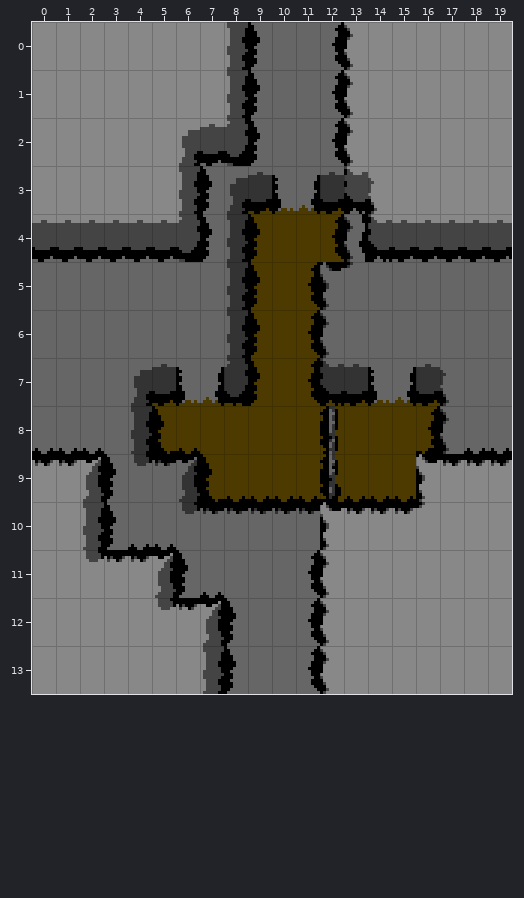
One commit to this Tiled map: tiled/hills_room_6.tmx. The picture above was drawn from the file before the commit.
Cells are 8x16 px. Shown: x 0..19, y 0..13.
After the commit:
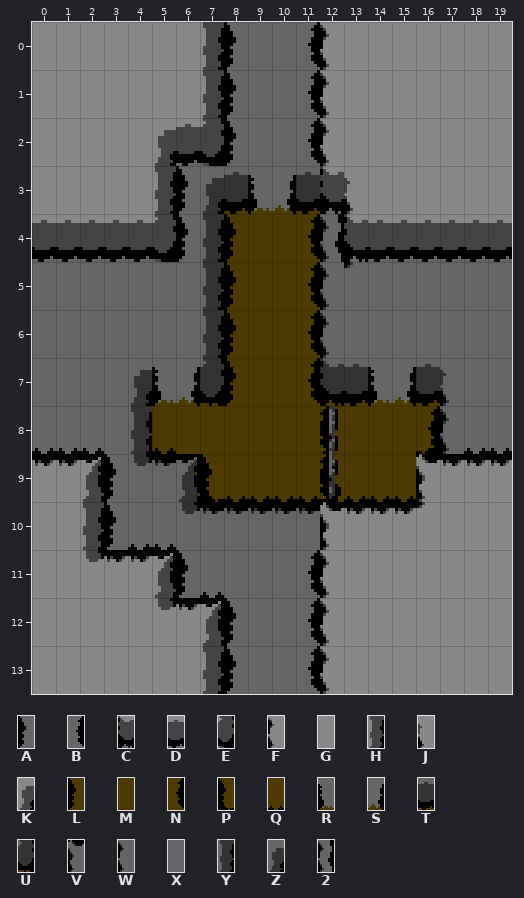
Key: from "hills_high": A 0, B 2, C 3, D 4, E 5, F 9, G 10, H 11, J 12, K 13; from "hills_ledges": L 0, M 1, N 2, P 3, Q 4, R 6, S 7, T 19, U 20, V 21, W 24, X 25, Y 26, Z 28, 2 34.
_ is an empty cell.
The author wrote: make chasms into floatable tiles
Diff:
Layer "Tile Layer 1":
y 0..1: x 7..9 GHA -> HAX; x 11..13 XBF -> BFG
y 2: x 5..9 GKDEA -> KDEAX; x 11..13 XBF -> BFG
y 3: x 5..14 GHAZTRSTCJ -> HAZTRSTCJG
y 4: x 5..9 DEAYL -> EAYLM; x 11..14 MN2C -> N2CD
y 5: x 7..9 XYL -> YLM; x 12 V -> W
y 6: x 7..9 XYL -> YLM
y 7: x 5..9 TRSUL -> RSULM
y 8: x 5..6 PQ -> QM
